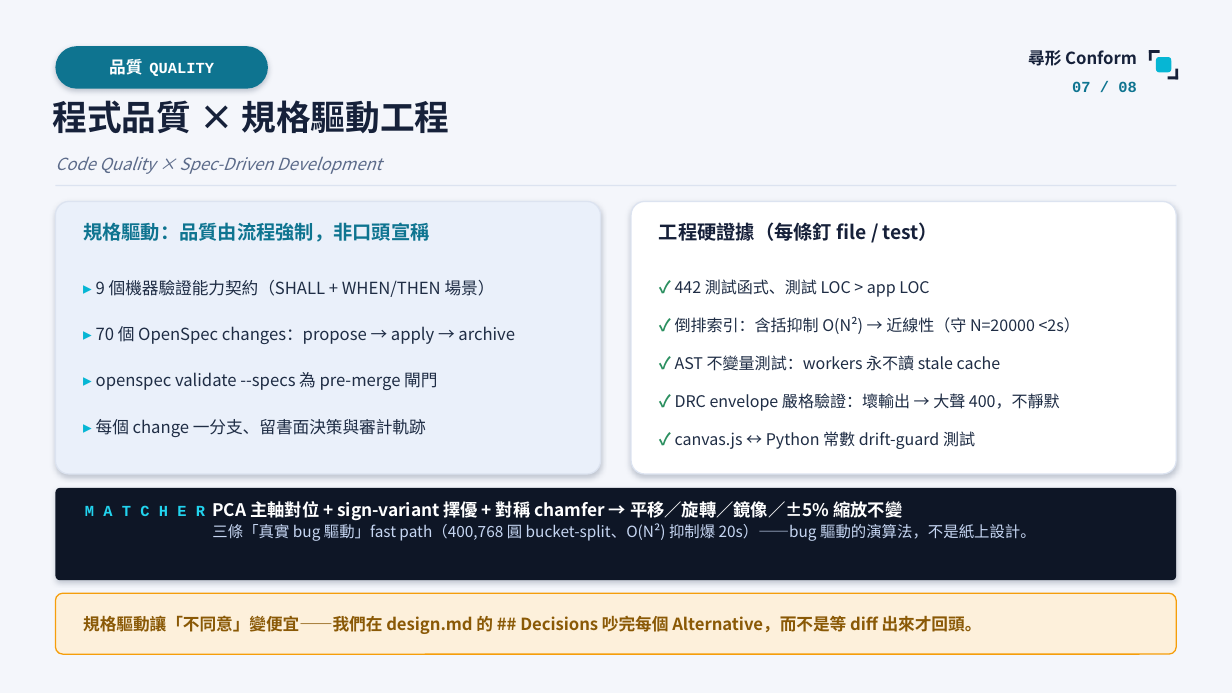
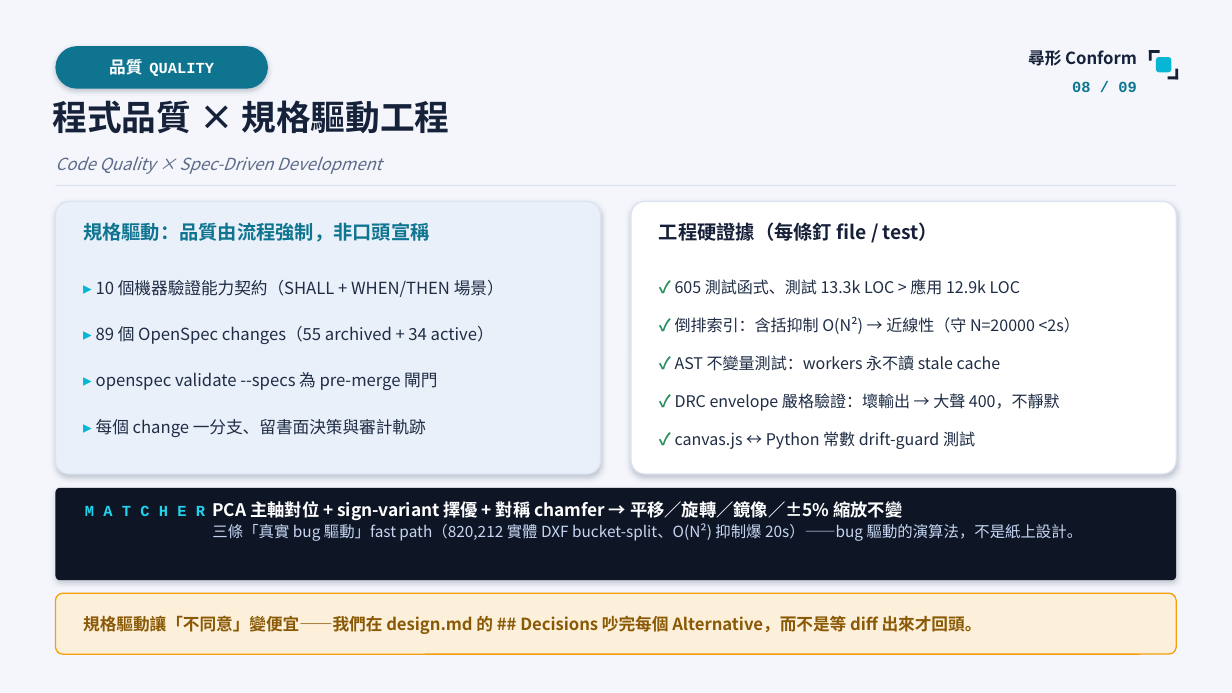
Before and after one commit to yiting-tom/SMDR2, a slide deck: slide 8 of competition/尋形Conform_競賽簡報.pptx (slide 7 before the commit). Drawn at 1232x693 pixels with LibreOffice and Linux fonts; fonts in the diff are those of the drawing. Boxes give left, top, right and bottom in pixels: in the first picture for what was removed or moved away, otherwise in the second. Text is boxed around its words. In the diff, an @@ line names an element or a change of style, - is before the commit and + after.

```diff
--- a/competition/尋形Conform_競賽簡報.pptx
+++ b/competition/尋形Conform_競賽簡報.pptx
@@ text at [1072, 81, 1136, 92]: text changed @@
-07 / 08
+08 / 09
@@ text at [96, 280, 504, 297]: text changed @@
-▸ 9 個機器驗證能力契約（SHALL + WHEN/THEN 場景）
+▸ 10 個機器驗證能力契約（SHALL + WHEN/THEN 場景）
@@ text at [675, 279, 1020, 295]: text changed @@
-✓ 442 測試函式、測試 LOC > app LOC
+✓ 605 測試函式、測試 13.3k LOC > 應用 12.9k LOC
@@ text at [96, 326, 494, 344]: text changed @@
-▸ 70 個 OpenSpec changes：propose → apply → archive
+▸ 89 個 OpenSpec changes（55 archived + 34 active）
@@ text at [212, 523, 1083, 541]: text changed @@
-三條「真實 bug 驅動」fast path（400,768 圓 bucket-split、O(N²) 抑制爆 20s）——bug 驅動的演算法，不是紙上設計。
+三條「真實 bug 驅動」fast path（820,212 實體 DXF bucket-split、O(N²) 抑制爆 20s）——bug 驅動的演算法，不是紙上設計。
```
Also in this commit, not shown: 7 other slides changed, 1 slide added, 2 other files.
